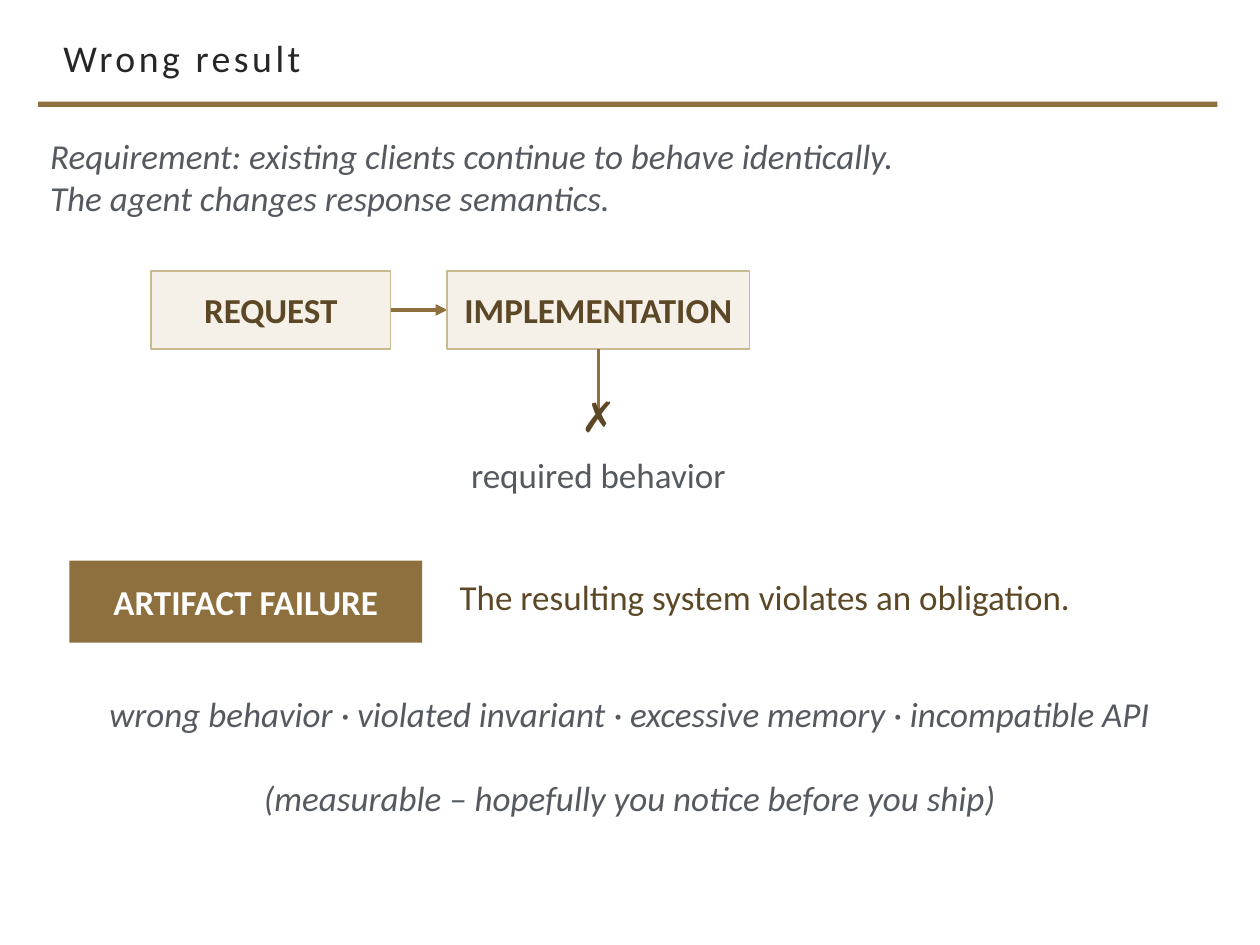
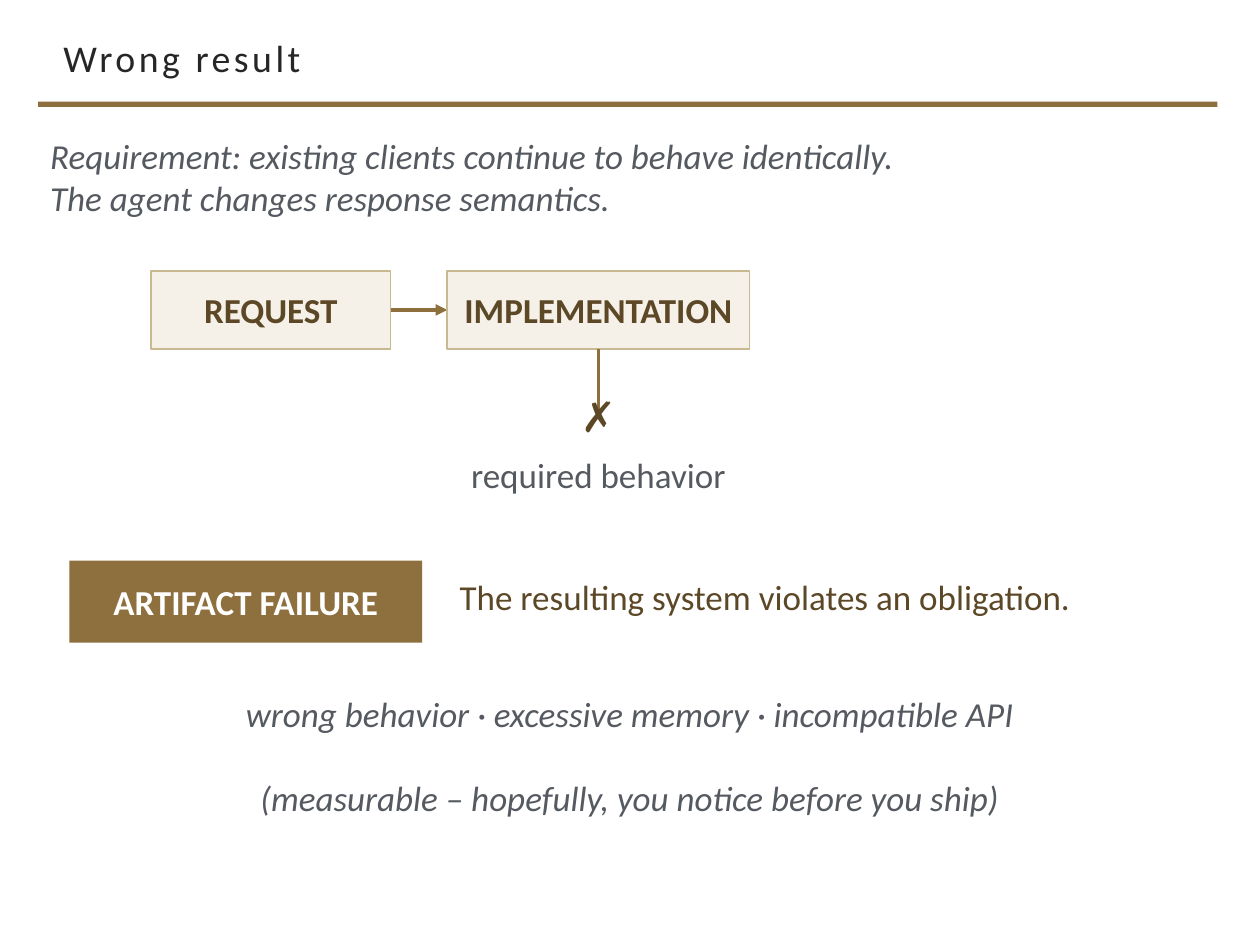
Before and after one commit to davisjam/model-based-agentic-software-engineering, a slide deck: slide 12 of course/lectures/act-2-delegation-and-control/03-alignment/2-3-Alignment.pptx. Drawn at 1260x945 pixels with LibreOffice and Linux fonts; fonts in the diff are those of the drawing; background and template pictures are left out. Boxes give left, top, right and bottom in pixels: in the first picture for what was removed or moved away, otherwise in the second. Text is boxed around its words. In the diff, an @@ line names an element or a change of style, - is before the commit and + after.

```diff
--- a/course/lectures/act-2-delegation-and-control/03-alignment/2-3-Alignment.pptx
+++ b/course/lectures/act-2-delegation-and-control/03-alignment/2-3-Alignment.pptx
@@ text at (x1=246, y1=702, x2=1013, y2=817): text changed @@
-wrong behavior · violated invariant · excessive memory · incompatible API
-(measurable – hopefully you notice before you ship)
+wrong behavior · excessive memory · incompatible API
+(measurable – hopefully, you notice before you ship)
```
Also in this commit, not shown: 22 other slides changed, 1 slide removed, 1 other file.
